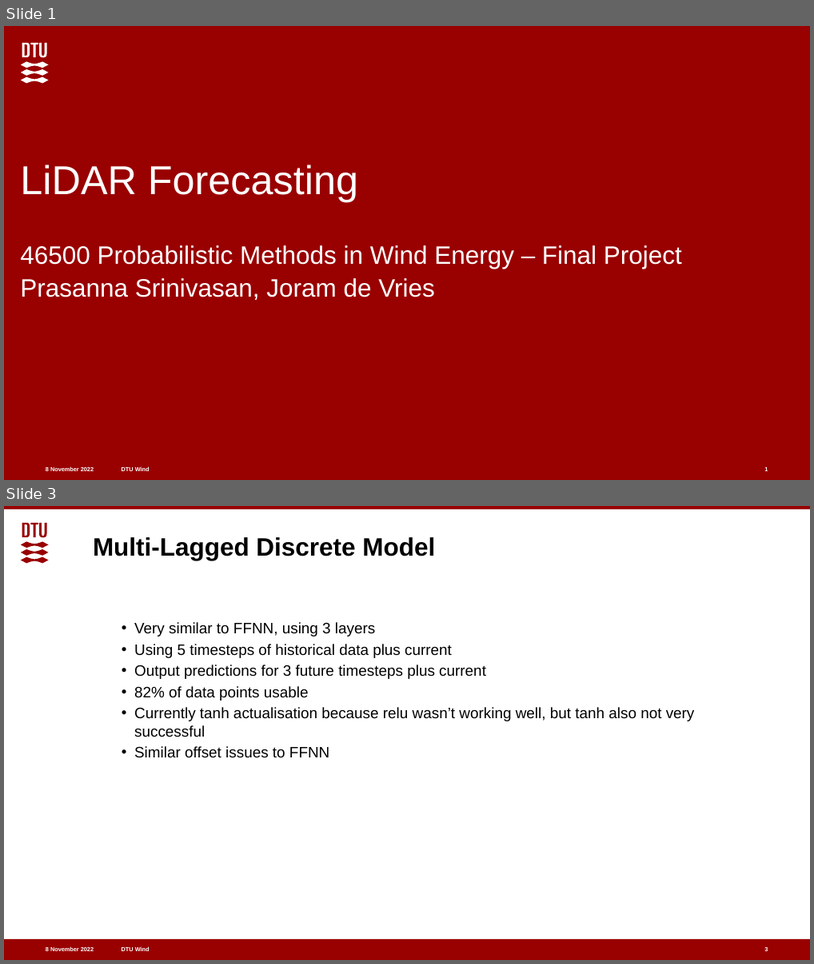
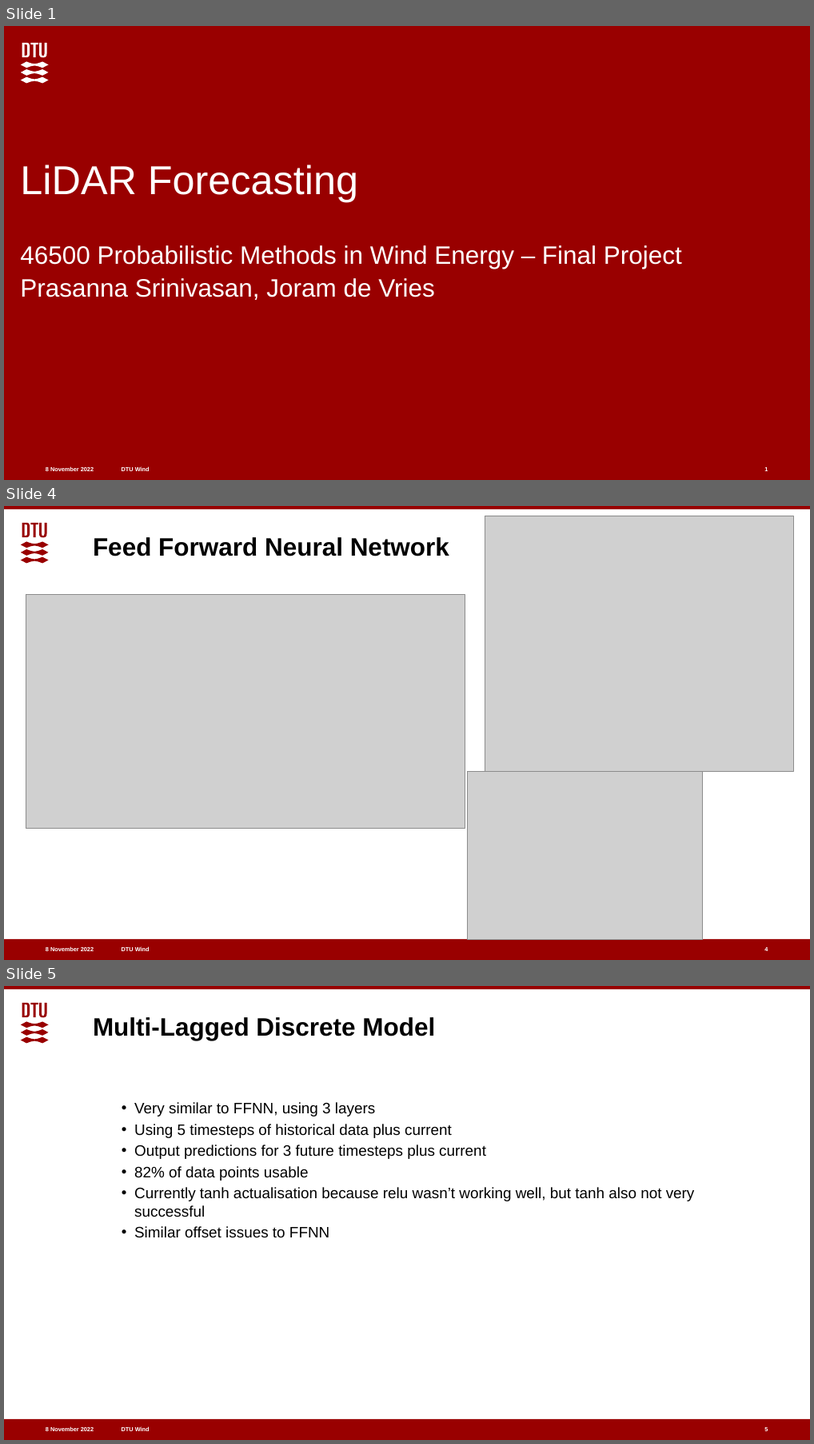
Before and after one commit to joramdevries/ProbabilisticMethods, a slide deck: Final_Project/FeedbackPresentation.pptx. Shown one above the other, each under a label of ours: slides 1 and 3 before the commit, slides 1, 4 and 5 after it; the slides between them are not shown. The pictures are 814x964 and 814x1444 pixels, drawn with LibreOffice and Linux fonts; fonts in the diff are those of the drawing; grey boxes stand for pictures. Boxes give left, top, right and bottom in pixels: in the first picture for what was removed or moved away, otherwise in the second. Text is boxed around its words. In the diff, an @@ line names an element or a change of style, - is before the commit and + after.

```diff
--- a/Final_Project/FeedbackPresentation.pptx
+++ b/Final_Project/FeedbackPresentation.pptx
@@ slide 4 added at <box>4,506,810,960</box>, background #FFFFFF; not listed: 5 template elements that a slide beside it also shows @@
@@ picture added at <box>486,516,794,771</box> @@
@@ title added at <box>93,537,450,556</box>, 30 pt, text #000000, bold @@
+Feed Forward Neural Network
@@ picture added at <box>26,595,466,828</box> @@
@@ picture added at <box>467,771,702,939</box> @@
@@ page number added at <box>765,947,768,951</box>, 7 pt, text #FFFFFF, bold @@
+4
@@ what was slide 3 is now slide 5 @@
```
Also in this commit, not shown: 1 slide changed, 1 other slide added, 2 other files.
